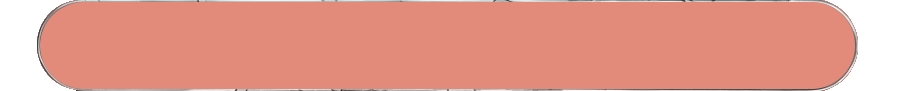
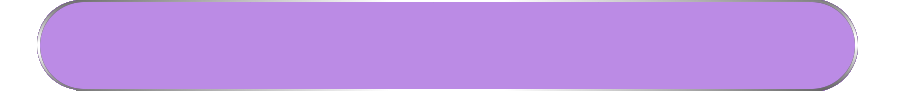
Two versions of the same layered image (903x91). Layer-by-layer changes:
painted on "Pasted Layer", masked it over [37, 0, 858, 91]
added layer "Pasted Layer copy" above "Unit.png" over [37, 0, 858, 91]
painted on "Unit.png" over [37, 0, 858, 91]
